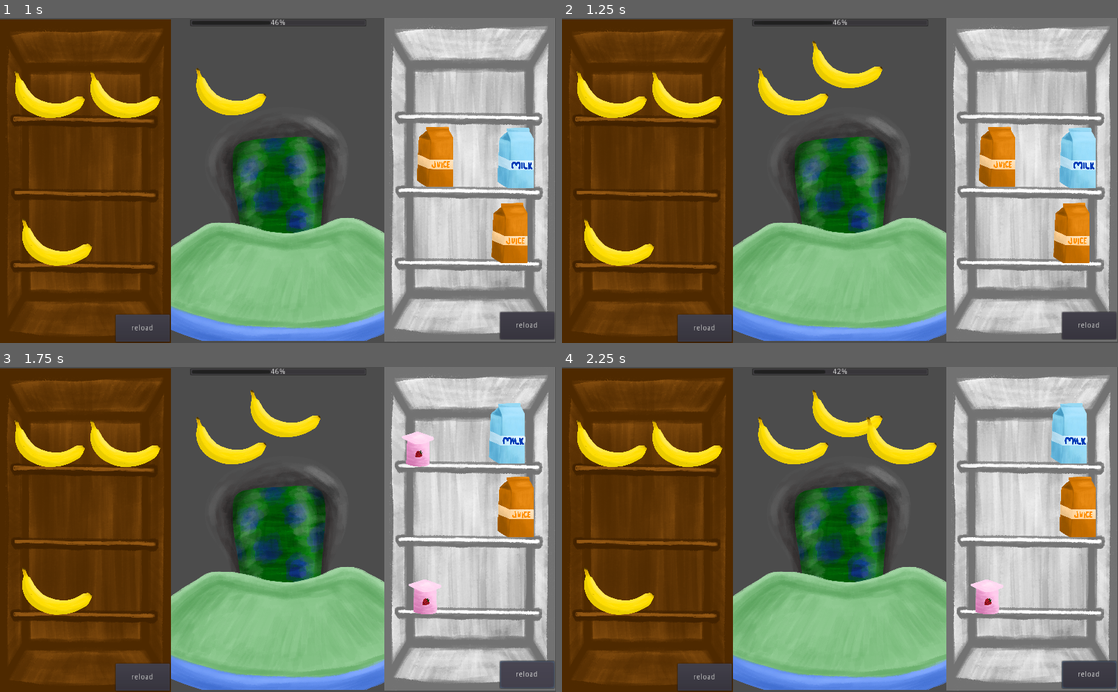
Above: before the commit, frames 1-4 (two rows, left to right).
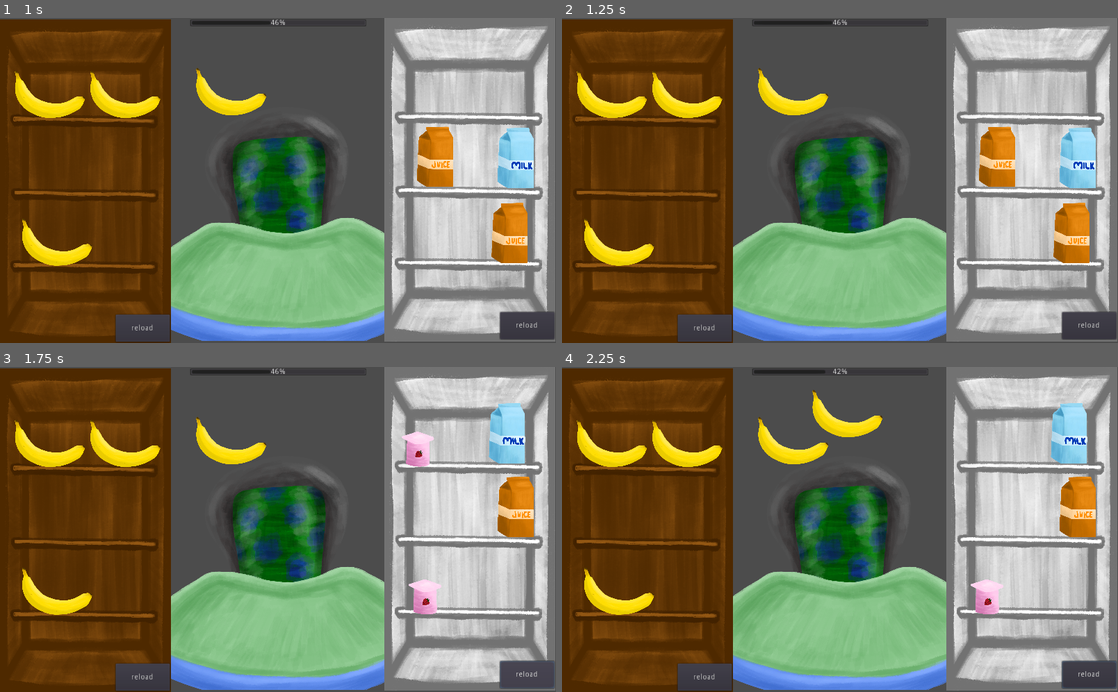
Above: after the commit, the same moments.

Repository: metcalf-putnam/famJam2021
Game: Godot game, scene res://base_scene/base.tscn
The game is run twice, just before and just after one commit, with the same random seed, the same clock (stepped at 60 frames per second) and the same inputs.
Inputs (mouse positions are in pixels of both pictures, inside the frame that each line leads up to):
- Up to frame 1 (1 s): tap Enter at 0.5 s; move the mouse to (500, 92) at 0.52 s; click (500, 92) at 0.67 s
- Up to frame 2 (1.25 s): no input
- Up to frame 3 (1.75 s): click "reload" at 1.25 s
- Up to frame 4 (2.25 s): move the mouse to (990, 441) at 2.02 s; click (990, 441) at 2.17 s

Frame 1 is identical in both runs. In frame 2, 0.6% of the frame differs, in the area x 45-58%, y 7-22%; in frame 3, 0.6%; in frame 4, 0.6%.

Commit message:
actually using variable

Diff:
--- a/baby/baby.gd
+++ b/baby/baby.gd
@@ -31,8 +31,8 @@
 	var texture = load(chosen_food["sprite_path"])
 
 	$Tween.interpolate_callback(self, 0, "populate_clue", 1, texture)
-	$Tween.interpolate_callback(self, 1, "populate_clue", 2, texture)
-	$Tween.interpolate_callback(self, 2, "populate_clue", 3, texture)
+	$Tween.interpolate_callback(self, clue_time_seconds, "populate_clue", 2, texture)
+	$Tween.interpolate_callback(self, 2 * clue_time_seconds, "populate_clue", 3, texture)
 	$Tween.start()
 
 func populate_clue(clue_number, texture):
--- a/food_holder/food_holder.tscn
+++ b/food_holder/food_holder.tscn
@@ -47,6 +47,4 @@
 
 [node name="f" type="Position2D" parent="food_locations"]
 position = Vector2( 65.6909, 124.567 )
-
-[node name="Timer" type="Timer" parent="."]
 [connection signal="pressed" from="Button" to="." method="_on_Button_pressed"]
